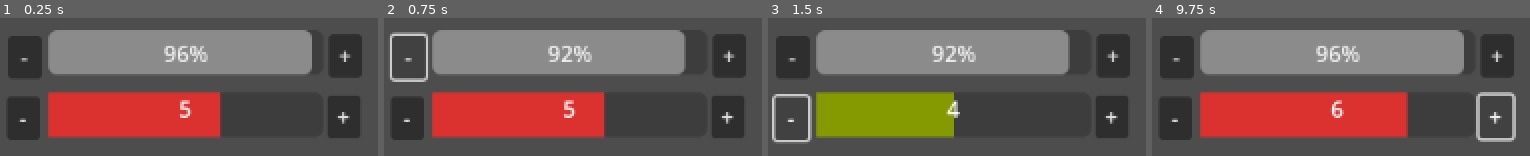
Above: before the commit, frames 1-4 (left to right).
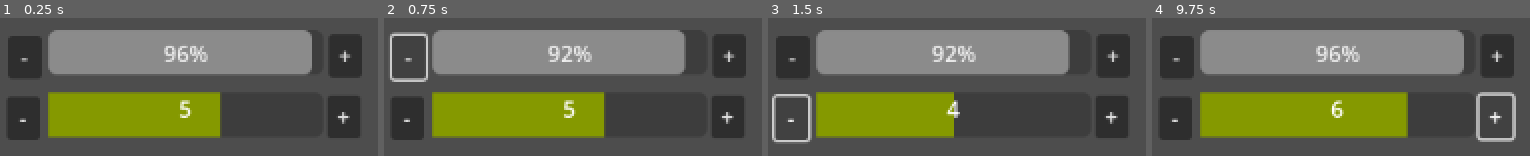
Above: after the commit, the same moments.

Repository: tiny-crab/HeatCap
Game: Godot game, scene res://game.tscn
Two runs of this game, one before a commit and one after it. Both use one fixed random seed, a clock stepped at 60 frames per second and the inputs below.
Inputs:
- Up to frame 1 (0.25 s): no input
- Up to frame 2 (0.75 s): click "-" at 0.5 s
- Up to frame 3 (1.5 s): click "-" at 1.25 s
- Up to frame 4 (9.75 s): click "+" at 2 s; click "+" at 2.75 s; click "-" at 3.5 s; click "+" at 4.25 s; click "-" at 5 s; click "+" at 5.75 s; click "-" at 6.5 s; click "+" at 7.25 s; click "-" at 8 s; click "+" at 8.75 s; tap Enter at 9.5 s

The runs differ from the first frame. In frame 1, 15% of the frame differs, in the area x 12-59%, y 53-87%; in frame 2, 15%; in frame 3, nothing differs; in frame 4, 18%, in the area x 12-68%, y 53-87%.

Commit message:
Add game over dialog and triggers

Diff:
--- a/Monsters/Squirtle.tres
+++ b/Monsters/Squirtle.tres
@@ -4,6 +4,7 @@
 
 [resource]
 script = ExtResource("1_lfmn1")
+name = "Squirtle"
 maxHealth = 25
 startingHeat = 5
 maxColdTicks = 4
--- a/Monsters/Tepig.tres
+++ b/Monsters/Tepig.tres
@@ -4,6 +4,7 @@
 
 [resource]
 script = ExtResource("2_krih7")
+name = "Tepig"
 maxHealth = 25
 startingHeat = 5
 maxColdTicks = 2
--- a/ResourceTypes/monster.gd
+++ b/ResourceTypes/monster.gd
@@ -1,6 +1,13 @@
 extends Resource
 class_name Monster
 
+# This monster was ko'd
+enum KO_SOURCE {FROZEN, OVERHEATED, ZERO_HEALTH}
+signal ko(source: KO_SOURCE)
+
+# TODO put all signals up here in the top of this file to help organize
+
+var name: String
 var maxHealth: int
 
 signal health_updated
@@ -30,6 +37,8 @@
 # If overheated again:
 #  X  1  2  3  4  5  6  X  X
 #    [C][Safe   ][Hot ]
+
+# TODO can all this info be separated into another object? It's super cluttered in here
 
 var startingHeat: int
 
@@ -70,6 +79,8 @@
         return currHeat > safeZoneMax and currHeat <= currHotZoneMax
 
 func _init(type: MonsterType):
+    name = type.name
+
     maxHealth = type.maxHealth
     currHealth = maxHealth - 1
 
@@ -92,15 +103,23 @@
 
 func subtractHealth(value: int):
     currHealth = clamp(currHealth - value, 0, maxHealth)
+    if (currHealth == 0):
+        ko.emit(KO_SOURCE.ZERO_HEALTH)
 
 func addHeat(value: int):
     currHeat += value
     if (currHeat > currHotZoneMax):
+        # The monster overheated!
         currHotZoneMax = clamp(currHotZoneMax - 1, safeZoneMax, hotZoneMax)
+        if (currHotZoneMax == safeZoneMax):
+            ko.emit(KO_SOURCE.OVERHEATED)
         currHeat = clamp(startingHeat, currColdZoneMin, currHotZoneMax)
 
 func subtractHeat(value: int):
     currHeat -= value
     if (currHeat < currColdZoneMin):
+        # The monster froze!
         currColdZoneMin = clamp(currColdZoneMin + 1, coldZoneMin, safeZoneMin)
+        if (currColdZoneMin == safeZoneMin):
+            ko.emit(KO_SOURCE.FROZEN)
         currHeat = clamp(startingHeat, currColdZoneMin, currHotZoneMax)
--- a/ResourceTypes/monster_type.gd
+++ b/ResourceTypes/monster_type.gd
@@ -1,6 +1,7 @@
 extends Resource
 class_name MonsterType
 
+@export var name: String = "MonsterName"
 @export var maxHealth: int = 25
 @export var startingHeat: int = 1
 @export var maxColdTicks: int = 1
--- a/Scripts/Game.gd
+++ b/Scripts/Game.gd
@@ -1,11 +1,21 @@
 extends Node2D
 
-@onready var leadMonsterType = load("res://Monsters/Tepig.tres")
-@onready var leadMonster = Monster.new(leadMonsterType)
+@onready var leadMonsterTypes = [load("res://Monsters/Squirtle.tres"), load("res://Monsters/Tepig.tres")]
 @onready var monsterUI = $Canvas/MonsterUI
+@onready var gameOverDialog = $Canvas/GameOverDialog
+@onready var gameOverText = $Canvas/GameOverDialog/GameOverText
+
+var leadMonster: Monster
+var leadMonsterType: Resource
+
+func startGame():
+    leadMonsterType = leadMonsterTypes[randi() % leadMonsterTypes.size()]
+    leadMonster = Monster.new(leadMonsterType)
+    monsterUI.attach(leadMonster)
+    leadMonster.ko.connect(self._on_lead_monster_ko)
 
 func _ready():
-    monsterUI.attach(leadMonster)
+    startGame()
 
 func _on_subtract_health_button_pressed():
     leadMonster.subtractHealth(1)
@@ -18,3 +28,19 @@
 
 func _on_add_heat_button_pressed():
     leadMonster.addHeat(1)
+
+func _on_lead_monster_ko(source: Monster.KO_SOURCE) -> void:
+    match source:
+        Monster.KO_SOURCE.FROZEN:
+            gameOverText.text = "Brr! %s is numb! Try again." % leadMonster.name
+        Monster.KO_SOURCE.OVERHEATED:
+            gameOverText.text = "Ouch! %s was burned up! Try again." % leadMonster.name
+        Monster.KO_SOURCE.ZERO_HEALTH:
+            gameOverText.text = "%s is exhausted! Try again." % leadMonster.name
+    gameOverDialog.show()
+
+func _on_game_over_dialog_confirmed():
+    startGame()
+
+func _on_game_over_dialog_canceled():
+    startGame()
--- a/game.tscn
+++ b/game.tscn
@@ -68,7 +68,22 @@
 offset_bottom = 92.0
 text = "+"
 
+[node name="GameOverDialog" type="AcceptDialog" parent="Canvas"]
+title = "Game Over!"
+initial_position = 1
+size = Vector2i(275, 150)
+
+[node name="GameOverText" type="RichTextLabel" parent="Canvas/GameOverDialog"]
+offset_left = 8.0
+offset_top = 8.0
+offset_right = 267.0
+offset_bottom = 101.0
+text = "Monster was KO'd!"
+fit_content = true
+
 [connection signal="pressed" from="Canvas/SubtractHealthButton" to="." method="_on_subtract_health_button_pressed"]
 [connection signal="pressed" from="Canvas/AddHealthButton" to="." method="_on_add_health_button_pressed"]
 [connection signal="pressed" from="Canvas/SubtractHeatButton" to="." method="_on_subtract_heat_button_pressed"]
 [connection signal="pressed" from="Canvas/AddHeatButton" to="." method="_on_add_heat_button_pressed"]
+[connection signal="canceled" from="Canvas/GameOverDialog" to="." method="_on_game_over_dialog_canceled"]
+[connection signal="confirmed" from="Canvas/GameOverDialog" to="." method="_on_game_over_dialog_confirmed"]
